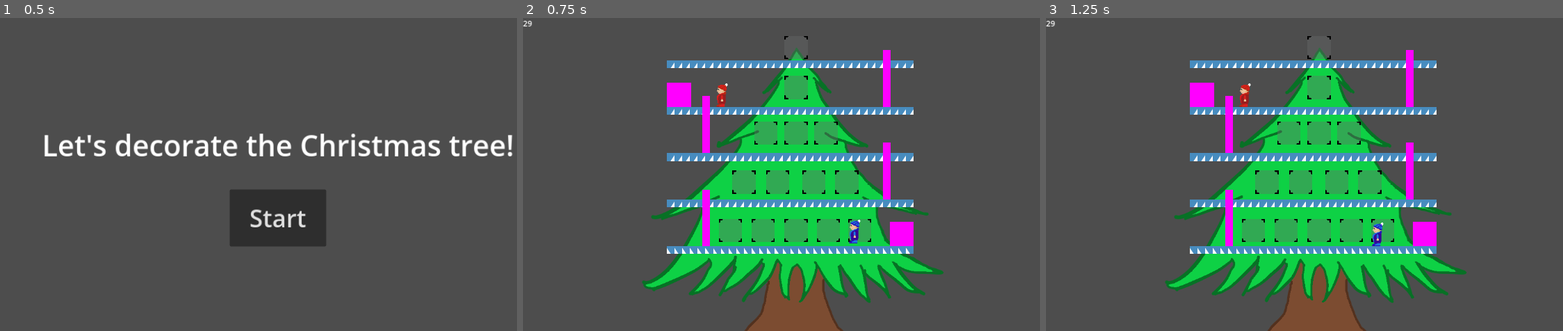
Above: before the commit, frames 1-3 (left to right).
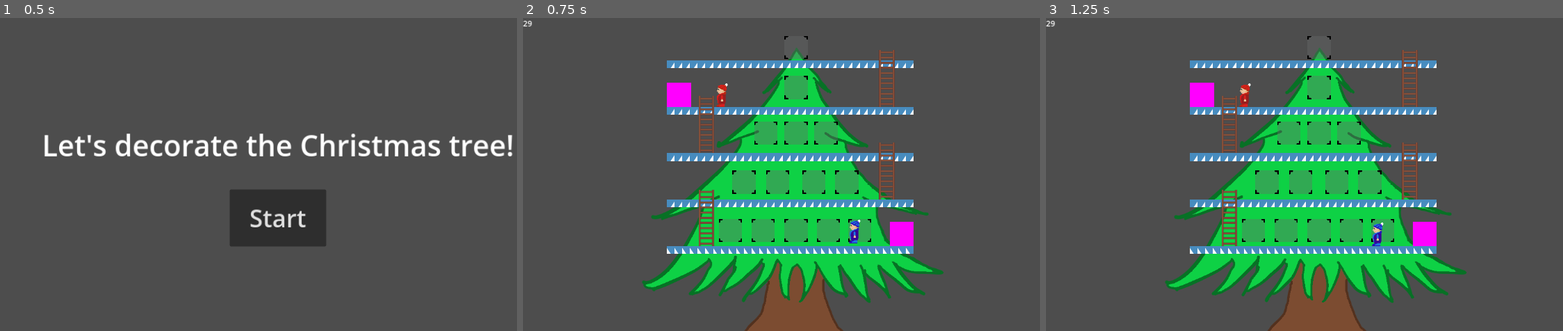
Above: after the commit, the same moments.

Repository: SupakornPholsiri/Decorate_christmas_tree
Game: Godot game, scene res://main_menu.tscn
Same seed, same stepped clock (60 frames per second), same inputs: the game is played once before the commit and once after it. The engine's default icon, where the game draws it, is replaced by a stand-in: a white triangle on a blue panel in a dark square.
Inputs:
- Up to frame 1 (0.5 s): no input
- Up to frame 2 (0.75 s): click "Start" at 0.5 s
- Up to frame 3 (1.25 s): no input

Frame 1 is identical in both runs. In frame 2, 1.8% of the frame differs, in the area x 34-72%, y 10-73%; in frame 3, 1.8%.

Commit message:
Ladder rework

Diff:
--- a/ladder/ladder.gd
+++ b/ladder/ladder.gd
@@ -9,7 +9,7 @@
 # Called when the node enters the scene tree for the first time.
 func _ready():
 	is_ladder_ready = true
-	ladder_height = get_node("../Sprite2D").transform.y.y - 20
+	ladder_height = get_node("../Sprite2D").region_rect.size.y - 20
 	pass # Replace with function body.
 
 # Called every frame. 'delta' is the elapsed time since the previous frame.
--- a/ladder/ladder.tscn
+++ b/ladder/ladder.tscn
@@ -1,17 +1,16 @@
 [gd_scene load_steps=7 format=3 uid="uid://tw7xd7cky4ax"]
 
+[ext_resource type="Texture2D" uid="uid://5jr7ncovmlkd" path="res://Ladder.png" id="1_fkvgh"]
 [ext_resource type="Script" path="res://ladder/ladder.gd" id="1_ugrdm"]
 
-[sub_resource type="PlaceholderTexture2D" id="PlaceholderTexture2D_pkcny"]
-
 [sub_resource type="RectangleShape2D" id="RectangleShape2D_cg2pp"]
-size = Vector2(16, 33)
+size = Vector2(32, 33)
 
 [sub_resource type="RectangleShape2D" id="RectangleShape2D_g3gyb"]
 size = Vector2(10.24, 20)
 
 [sub_resource type="RectangleShape2D" id="RectangleShape2D_8qj5c"]
-size = Vector2(16, 27)
+size = Vector2(32, 27)
 
 [sub_resource type="RectangleShape2D" id="RectangleShape2D_mn7qj"]
 size = Vector2(10.24, 20)
@@ -19,9 +18,11 @@
 [node name="ladder" type="Node2D"]
 
 [node name="Sprite2D" type="Sprite2D" parent="."]
+texture_repeat = 2
 position = Vector2(0, -31.5)
-scale = Vector2(16, 79)
-texture = SubResource("PlaceholderTexture2D_pkcny")
+texture = ExtResource("1_fkvgh")
+region_enabled = true
+region_rect = Rect2(0, 0, 32, 32)
 
 [node name="bottom_ladder" type="Area2D" parent="."]
 script = ExtResource("1_ugrdm")
--- a/main.tscn
+++ b/main.tscn
@@ -46,7 +46,7 @@
 
 [node name="Sprite2D" parent="World/InGameNodes/ladder" index="0"]
 position = Vector2(0, -51)
-scale = Vector2(16, 118)
+region_rect = Rect2(0, 0, 32, 118)
 
 [node name="CollisionShape2D_top" parent="World/InGameNodes/ladder/bottom_ladder/CheckPlayerArea" index="0"]
 position = Vector2(174, -99)
@@ -62,7 +62,7 @@
 
 [node name="Sprite2D" parent="World/InGameNodes/ladder2" index="0"]
 position = Vector2(0, -51)
-scale = Vector2(16, 118)
+region_rect = Rect2(0, 0, 32, 118)
 
 [node name="CollisionShape2D_top" parent="World/InGameNodes/ladder2/bottom_ladder/CheckPlayerArea" index="0"]
 position = Vector2(-200, -99)
@@ -78,7 +78,7 @@
 
 [node name="Sprite2D" parent="World/InGameNodes/ladder3" index="0"]
 position = Vector2(0, -51)
-scale = Vector2(16, 118)
+region_rect = Rect2(0, 0, 32, 118)
 
 [node name="CollisionShape2D_top" parent="World/InGameNodes/ladder3/bottom_ladder/CheckPlayerArea" index="0"]
 position = Vector2(174, -99)
@@ -94,7 +94,7 @@
 
 [node name="Sprite2D" parent="World/InGameNodes/ladder4" index="0"]
 position = Vector2(0, -51)
-scale = Vector2(16, 118)
+region_rect = Rect2(0, 0, 32, 118)
 
 [node name="CollisionShape2D_top" parent="World/InGameNodes/ladder4/bottom_ladder/CheckPlayerArea" index="0"]
 position = Vector2(-200, -99)
Binary file added: Ladder.png
Not shown, added: Ladder.png.import
